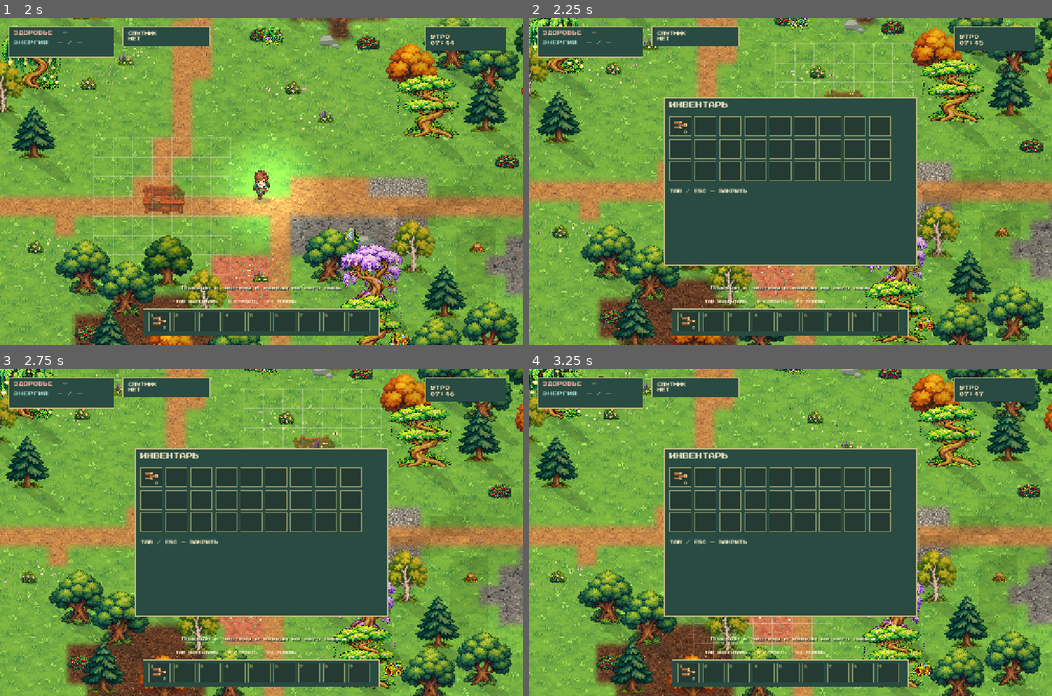
Above: before the commit, frames 1-4 (two rows, left to right).
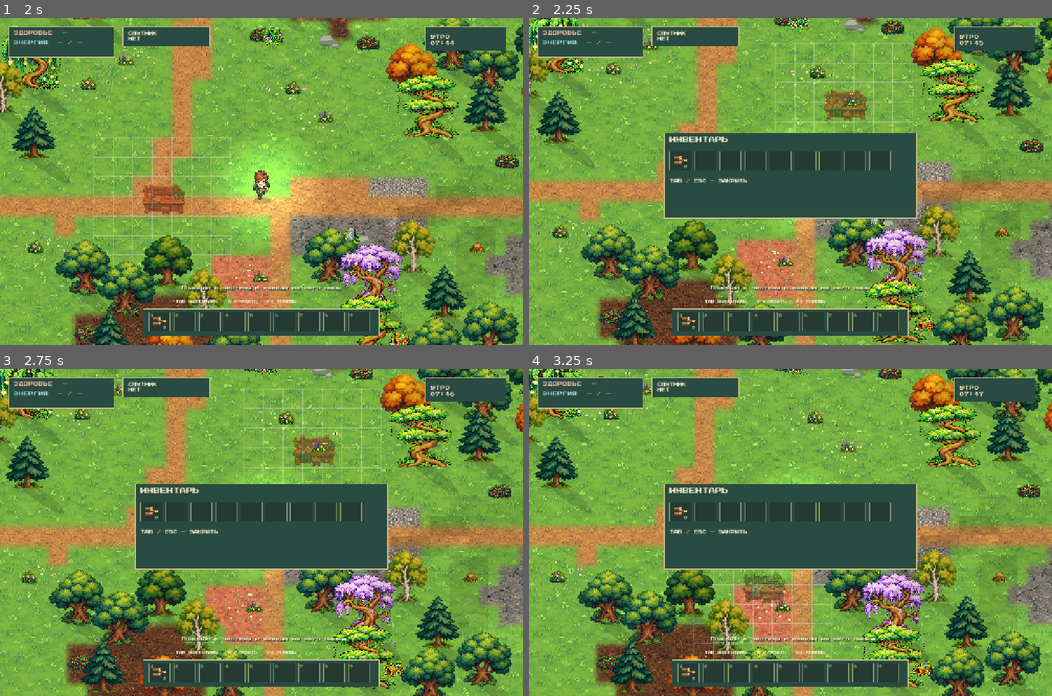
Above: after the commit, the same moments.

Repository: lahaoopsik/game
Game: Godot game, scene res://scenes/main.tscn
Same seed, same stepped clock (60 frames per second), same inputs: the game is played once before the commit and once after it.
Inputs (mouse positions are in pixels of both pictures, inside the frame that each line leads up to):
- Up to frame 1 (2 s): tap Enter at 0.5 s; move the mouse to (376, 165) at 0.52 s; hold D 0.53-1.28 s; tap B at 0.6 s; click (376, 165) at 0.67 s; move the mouse to (156, 197) at 1.27 s; hold S from 1.28 s (still down); tap E at 1.35 s
- Up to frame 2 (2.25 s): move the mouse to (842, 109) at 2.02 s; release S at 2.03 s; hold D from 2.03 s (still down); tap Tab at 2.1 s
- Up to frame 3 (2.75 s): keep holding D
- Up to frame 4 (3.25 s): move the mouse to (764, 597) at 2.77 s; release D at 2.78 s; hold W from 2.78 s (still down); tap Shift at 2.85 s; click (764, 597) at 2.92 s

Frame 1 is identical in both runs. In frame 2, 14% of the frame differs, in the area x 25-75%, y 24-76%; in frame 3, 13%; in frame 4, 13%.

Commit message:
Keep starting inventory to nine shared slots; plan backpack expansion

Diff:
--- a/scripts/pixel_ui.gd
+++ b/scripts/pixel_ui.gd
@@ -1,6 +1,7 @@
 extends CanvasLayer
 signal inventory_toggled(opened: bool)
 const FONT = preload("res://assets/fonts/PressStart2P-Regular.ttf")
+const INITIAL_SLOTS = 9
 var resources: Label
 var inventory_count: Label
 var message: Label
@@ -37,7 +38,7 @@
 	var row = HBoxContainer.new()
 	row.add_theme_constant_override("separation", 7)
 	bar.add_child(row)
-	for i in range(9):
+	for i in range(INITIAL_SLOTS):
 		var slot = make_slot(i, true)
 		row.add_child(slot)
 	message = label("Добудь дерево и построй верстак", 10)
@@ -56,7 +57,7 @@
 	instructions.add_theme_constant_override("line_spacing", 12)
 	help_panel.add_child(instructions)
 	help_panel.hide()
-	inventory_panel = panel(Vector2(330, 195), Vector2(620, 410))
+	inventory_panel = panel(Vector2(330, 280), Vector2(620, 210))
 	inventory_panel.mouse_filter = Control.MOUSE_FILTER_STOP
 	var inventory = VBoxContainer.new()
 	inventory.add_theme_constant_override("separation", 20)
@@ -67,7 +68,7 @@
 	grid.add_theme_constant_override("h_separation", 7)
 	grid.add_theme_constant_override("v_separation", 7)
 	inventory.add_child(grid)
-	for i in range(27):
+	for i in range(INITIAL_SLOTS):
 		grid.add_child(make_slot(i, false))
 	inventory.add_child(label("TAB / ESC — ЗАКРЫТЬ", 10))
 	inventory_panel.hide()
Not shown, changed: README.md
Not shown, changed: docs/next-stage.md
